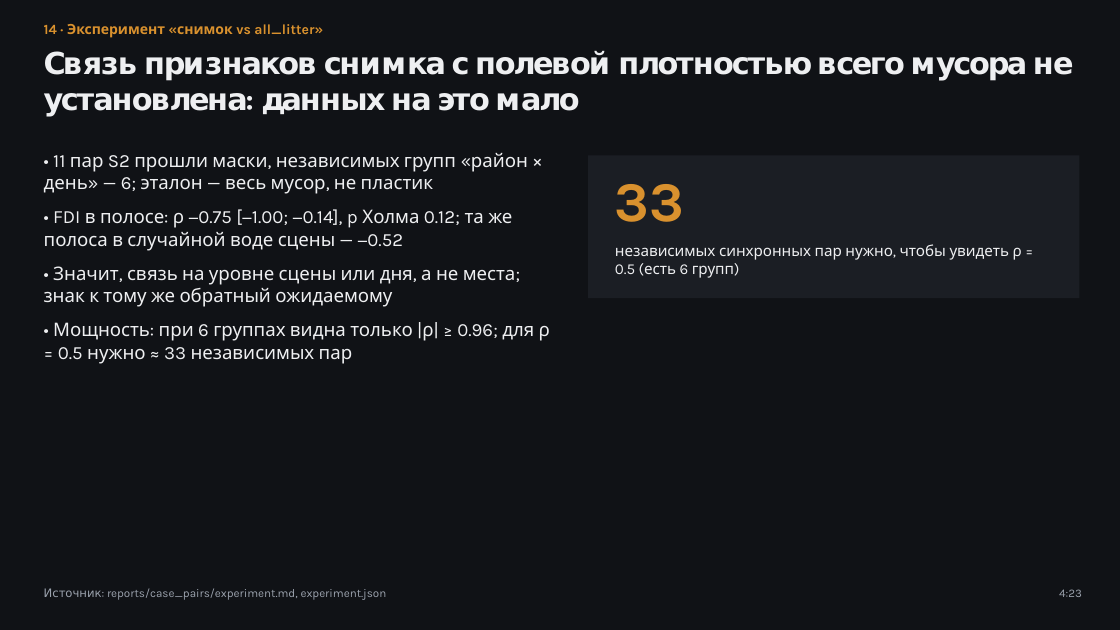
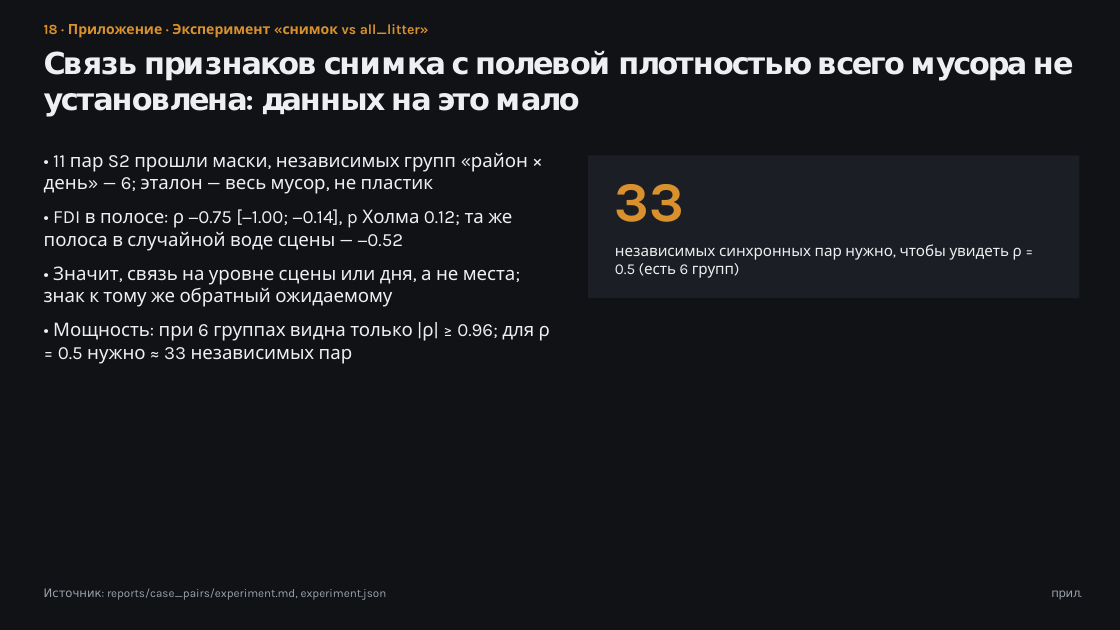
Before and after one commit to azama2t/final-cosmohack, a slide deck: slide 18 of reports/case_deck.pptx (slide 14 before the commit). Drawn at 1120x630 pixels with LibreOffice and Linux fonts; fonts in the diff are those of the drawing. Boxes give left, top, right and bottom in pixels: in the first picture for what was removed or moved away, otherwise in the second. Text is boxed around its words. In the diff, an @@ line names an element or a change of style, - is before the commit and + after.

Commit message:
docs(§11): воронка с уровнями A–D и веткой ADIS (единицы Cózar: 4 435 съёмок = тайл+дата / 4 472 продукта L1C), дека 14 слайдов + приложение, речь 4:40, PIPELINE §6, INDEX

```diff
--- a/reports/case_deck.pptx
+++ b/reports/case_deck.pptx
@@ text at bbox=[44, 24, 429, 38]: text changed @@
-14 · Эксперимент «снимок vs all_litter»
+18 · Приложение · Эксперимент «снимок vs all_litter»
@@ text at bbox=[1051, 590, 1080, 599]: text changed @@
-4:23
+прил.
```
Also in this commit, not shown: 13 other slides changed, 25 other files.
